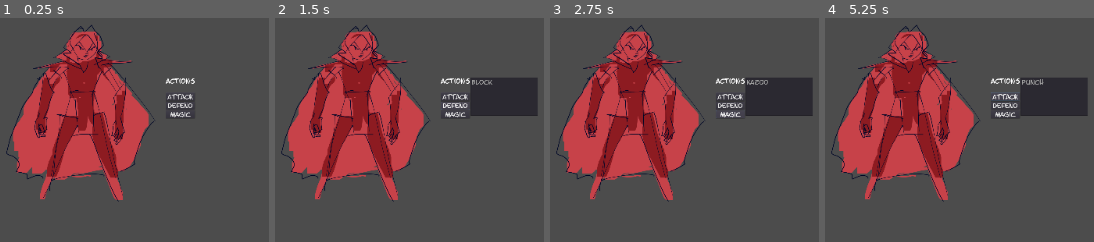
Above: before the commit, frames 1-4 (left to right).
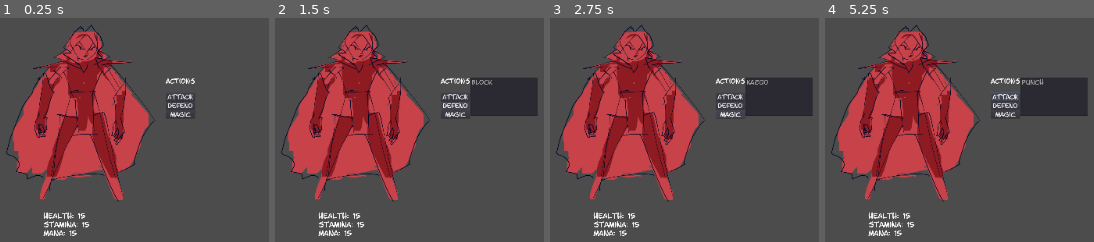
Above: after the commit, the same moments.

Repository: lumsell/highness
Game: Godot game, scene res://PartyCharacter.tscn
Same seed, same stepped clock (60 frames per second), same inputs: the game is played once before the commit and once after it.
Inputs:
- Up to frame 1 (0.25 s): no input
- Up to frame 2 (1.5 s): click "Attack" at 0.5 s; click "Defend" at 1.25 s
- Up to frame 3 (2.75 s): click "Magic" at 2 s
- Up to frame 4 (5.25 s): click "Attack" at 2.75 s; click "Defend" at 3.5 s; click "Magic" at 4.25 s; click "Attack" at 5 s

The runs differ from the first frame. In frame 1, 0.7% of the frame differs, in the area x 15-34%, y 86-98%; in frame 2, 0.7%; in frame 3, 0.7%; in frame 4, 0.7%.

Commit message:
Added consequences to your actions
Made new StatBlock and StatDisplay nodes as the basic framework of an almost actual for real combat system. The Action nodes can operate on their original character's StatBlock to get modifiers and apply costs, then they're passed by pointer through the BattleController over to the target, and then the target executes the action on its own StatBlock.

Diff:
--- a/FurlitzFightFarm/HeinousHighness-ProtoBattle2/BattleScene.gd
+++ b/FurlitzFightFarm/HeinousHighness-ProtoBattle2/BattleScene.gd
@@ -9,7 +9,10 @@
 
 var player_queued_action
 
+var active_character
+
 func _ready() -> void:
+	active_character = $cp0001
 	pass # Replace with function body.
 
 # This can be called to start a fight, once that's a thing
@@ -25,23 +28,19 @@
 # Executes the currently selected Action on the selected target
 # Right now it just changes a label to show that things are actually happening
 func _on_EnemyCharacter_enemy_targeted(enemy_id) -> void:
+
 	if player_queued_action == null:
 		print("clicked on: " + enemy_id)
 	else:
-		print("targeted: " + enemy_id + " with: " + player_queued_action)
-		get_node("Announcer").set_text(player_queued_action + " : " + enemy_id)
+		print("targeted: " + enemy_id + " with: " + player_queued_action.get_name())
+		get_node("Announcer").set_text(player_queued_action.get_name() + " : " + enemy_id)
+
+		active_character.perform_action(player_queued_action)
+		get_node(enemy_id).apply_action(player_queued_action)
 
 		player_queued_action = null
 
 # Recieves the active_action signal from a character and changes the current
 # selection
-func _on_Sprite_active_action(action_id) -> void:
-	player_queued_action = action_id
-
-
-
-# TODO:
-# The battle controller needs direct access to the action nodes
-# Character needs its name and id; but also impacts it by stats?
-# Should attack nodes be stored outside of combat? And then node instances can
-# be passed to the BattleController when a combat scenario starts?
+func _on_Sprite_active_action(action) -> void:
+	player_queued_action = action
--- a/FurlitzFightFarm/HeinousHighness-ProtoBattle2/BattleScene.tscn
+++ b/FurlitzFightFarm/HeinousHighness-ProtoBattle2/BattleScene.tscn
@@ -14,9 +14,9 @@
 [node name="BattleScene" type="Node"]
 script = ExtResource( 2 )
 
-[node name="Sprite" parent="." instance=ExtResource( 1 )]
+[node name="cp0001" parent="." instance=ExtResource( 1 )]
 
-[node name="EnemyCharacter" parent="." instance=ExtResource( 3 )]
+[node name="ce0001" parent="." instance=ExtResource( 3 )]
 position = Vector2( 886.216, 126.342 )
 
 [node name="Announcer" type="Label" parent="."]
@@ -29,5 +29,5 @@
 "_edit_use_anchors_": false
 }
 
-[connection signal="active_action" from="Sprite" to="." method="_on_Sprite_active_action"]
-[connection signal="enemy_targeted" from="EnemyCharacter" to="." method="_on_EnemyCharacter_enemy_targeted"]
+[connection signal="active_action" from="cp0001" to="." method="_on_Sprite_active_action"]
+[connection signal="enemy_targeted" from="ce0001" to="." method="_on_EnemyCharacter_enemy_targeted"]
--- a/FurlitzFightFarm/HeinousHighness-ProtoBattle2/EnemyCharacter.gd
+++ b/FurlitzFightFarm/HeinousHighness-ProtoBattle2/EnemyCharacter.gd
@@ -4,11 +4,14 @@
 # is targetting
 signal enemy_targeted(id)
 
-var character_id: String = "Enemy Stand"
-var health
+var character_id: String = "ce0001"
+var health = 15
+var stamina = 15
+var mana = 15
+var strength = 15
 
 func _ready() -> void:
-	health = 15
+	$StatBlock.build(health, stamina, mana, strength)
 
 # Sends the enemy_targeted signal when the character is clicked on
 func _on_Area2D_input_event(viewport: Node, event: InputEvent, shape_idx: int) -> void:
@@ -17,4 +20,8 @@
 		emit_signal("enemy_targeted", character_id)
 
 func apply_action(action):
-	pass
+	action.execute($StatBlock)
+
+
+func _on_StatBlock_die() -> void:
+	hide()
--- a/FurlitzFightFarm/HeinousHighness-ProtoBattle2/EnemyCharacter.tscn
+++ b/FurlitzFightFarm/HeinousHighness-ProtoBattle2/EnemyCharacter.tscn
@@ -1,7 +1,9 @@
-[gd_scene load_steps=4 format=2]
+[gd_scene load_steps=6 format=2]
 
 [ext_resource path="res://ArtAssets/enemy-stand_static.png" type="Texture" id=1]
 [ext_resource path="res://EnemyCharacter.gd" type="Script" id=2]
+[ext_resource path="res://StatBlock.tscn" type="PackedScene" id=3]
+[ext_resource path="res://StatDisplay.tscn" type="PackedScene" id=4]
 
 [sub_resource type="CircleShape2D" id=1]
 radius = 256.442
@@ -18,4 +20,16 @@
 position = Vector2( 2.32739, 19.8112 )
 shape = SubResource( 1 )
 
+[node name="StatBlock" parent="." instance=ExtResource( 3 )]
+
+[node name="StatDisplay" parent="." instance=ExtResource( 4 )]
+margin_left = -173.982
+margin_top = 413.44
+margin_right = -5.98163
+margin_bottom = 535.44
+
 [connection signal="input_event" from="Area2D" to="." method="_on_Area2D_input_event"]
+[connection signal="die" from="StatBlock" to="." method="_on_StatBlock_die"]
+[connection signal="health_changed" from="StatBlock" to="StatDisplay" method="_on_StatBlock_health_changed"]
+[connection signal="mana_changed" from="StatBlock" to="StatDisplay" method="_on_StatBlock_mana_changed"]
+[connection signal="stamina_changed" from="StatBlock" to="StatDisplay" method="_on_StatBlock_stamina_changed"]
--- a/FurlitzFightFarm/HeinousHighness-ProtoBattle2/HBoxContainer.gd
+++ b/FurlitzFightFarm/HeinousHighness-ProtoBattle2/HBoxContainer.gd
@@ -83,6 +83,11 @@
 		current_list = list_array[button_id]
 		$ListContainer.add_child(current_list)
 
+func clear_selection():
+	$ListContainer.remove_child(current_list)
+	current_list.unselect_all()
+	current_list = null
+
 # Sends the "action_selected" signal when the player clicks on an item from an
 # ActionList
 func _on_ActionList_item_selected(index):
@@ -90,3 +95,7 @@
 	selected_ability = selected_ability
 	print("From Combat Menu: " + selected_ability)
 	emit_signal("action_selected", selected_ability)
+
+
+func _on_StatBlock_health_changed(new_health) -> void:
+	pass # Replace with function body.
--- /dev/null
+++ b/FurlitzFightFarm/HeinousHighness-ProtoBattle2/HealthLabel.gd
@@ -0,0 +1,12 @@
+extends Label
+
+
+# Declare member variables here. Examples:
+# var a: int = 2
+# var b: String = "text"
+
+var base_text = "Health: "
+
+# Called when the node enters the scene tree for the first time.
+func _ready() -> void:
+	pass
--- a/FurlitzFightFarm/HeinousHighness-ProtoBattle2/PartyCharacter.gd
+++ b/FurlitzFightFarm/HeinousHighness-ProtoBattle2/PartyCharacter.gd
@@ -22,8 +22,15 @@
 
 var available_actions = ["as0001", "ad0001", "am0001"]
 
+var health = 15
+var stamina = 15
+var mana = 15
+var strength = 3
+
 # Generates and shows the active character's action menu
 func _ready() -> void:
+	$StatBlock.build(health, stamina, mana, strength)
+
 	build_combat_menu(action_categories, available_actions)
 	$CombatMenu.show()
 
@@ -34,7 +41,7 @@
 	for action in total_action_list:
 		var action_scene = load("res://" + action + ".tscn")
 		var action_node = action_scene.instance()
-		add_child(action_node)
+		self.add_child(action_node)
 		$CombatMenu.add_action(action_node)
 
 		print("added " + action)
@@ -56,5 +63,12 @@
 # This might be an unnecessary step
 # It's useful for now because atm, CombatMenus are generated individually by
 # the characters, but this might change depending on how we handle Action Nodes
-func _on_CombatMenu_action_selected(action_name) -> void:
-	emit_signal("active_action", action_name)
+func _on_CombatMenu_action_selected(action_name):
+	emit_signal("active_action", get_node(action_name))
+
+func perform_action(action):
+	action.perform($StatBlock)
+	$CombatMenu.clear_selection()
+
+func _on_StatBlock_die() -> void:
+	hide()
--- a/FurlitzFightFarm/HeinousHighness-ProtoBattle2/PartyCharacter.tscn
+++ b/FurlitzFightFarm/HeinousHighness-ProtoBattle2/PartyCharacter.tscn
@@ -1,8 +1,10 @@
-[gd_scene load_steps=6 format=2]
+[gd_scene load_steps=8 format=2]
 
 [ext_resource path="res://ArtAssets/lady-tyrant.png" type="Texture" id=1]
 [ext_resource path="res://HBoxContainer.gd" type="Script" id=2]
 [ext_resource path="res://PartyCharacter.gd" type="Script" id=3]
+[ext_resource path="res://StatBlock.tscn" type="PackedScene" id=4]
+[ext_resource path="res://StatDisplay.tscn" type="PackedScene" id=5]
 
 [sub_resource type="DynamicFontData" id=1]
 font_path = "res://Fonts/ltromatic.ttf"
@@ -43,4 +45,16 @@
 margin_right = 143.0
 margin_bottom = 315.0
 
+[node name="StatBlock" parent="." instance=ExtResource( 4 )]
+
+[node name="StatDisplay" parent="." instance=ExtResource( 5 )]
+margin_left = -182.496
+margin_top = 518.079
+margin_right = -615.496
+margin_bottom = -294.921
+
 [connection signal="action_selected" from="CombatMenu" to="." method="_on_CombatMenu_action_selected"]
+[connection signal="die" from="StatBlock" to="." method="_on_StatBlock_die"]
+[connection signal="health_changed" from="StatBlock" to="StatDisplay" method="_on_StatBlock_health_changed"]
+[connection signal="mana_changed" from="StatBlock" to="StatDisplay" method="_on_StatBlock_mana_changed"]
+[connection signal="stamina_changed" from="StatBlock" to="StatDisplay" method="_on_StatBlock_stamina_changed"]
--- /dev/null
+++ b/FurlitzFightFarm/HeinousHighness-ProtoBattle2/StatBlock.gd
@@ -0,0 +1,53 @@
+extends Node
+
+signal die
+
+signal health_changed(new_health)
+signal stamina_changed(new_stamina)
+signal mana_changed(new_mana)
+
+var health
+var stamina
+var mana
+
+var strength
+
+var h_min
+var h_max
+
+func _ready() -> void:
+	pass
+
+func build(in_health, in_stamina, in_mana, in_strength):
+	h_max = in_health
+	set_health(in_health)
+	set_stamina(in_stamina)
+	set_mana(in_mana)
+	set_strength(in_strength)
+
+
+func set_health(new_health):
+	health = new_health
+	if health <= 0:
+		emit_signal("die")
+	emit_signal("health_changed", health)
+
+func get_health():
+	return health
+
+func set_stamina(new_stamina):
+	stamina = new_stamina
+	emit_signal("stamina_changed", stamina)
+
+func get_stamina():
+	return stamina
+
+func set_mana(new_mana):
+	mana = new_mana
+	emit_signal("mana_changed", new_mana)
+
+func set_strength(new_strength):
+	strength = new_strength
+
+func get_strength():
+	return strength
--- /dev/null
+++ b/FurlitzFightFarm/HeinousHighness-ProtoBattle2/StatBlock.tscn
@@ -0,0 +1,6 @@
+[gd_scene load_steps=2 format=2]
+
+[ext_resource path="res://StatBlock.gd" type="Script" id=1]
+
+[node name="StatBlock" type="Node"]
+script = ExtResource( 1 )
--- /dev/null
+++ b/FurlitzFightFarm/HeinousHighness-ProtoBattle2/StatDisplay.gd
@@ -0,0 +1,10 @@
+extends VBoxContainer
+
+func _on_StatBlock_health_changed(new_health) -> void:
+	$HealthLabel.text = "Health: " + str(new_health)
+
+func _on_StatBlock_mana_changed(new_mana) -> void:
+	$ManaLabel.text = "Mana: " + str(new_mana)
+
+func _on_StatBlock_stamina_changed(new_stamina) -> void:
+	$StamLabel.text = "Stamina: " + str(new_stamina)
--- /dev/null
+++ b/FurlitzFightFarm/HeinousHighness-ProtoBattle2/StatDisplay.tscn
@@ -0,0 +1,38 @@
+[gd_scene load_steps=5 format=2]
+
+[ext_resource path="res://Fonts/ltromatic.ttf" type="DynamicFontData" id=1]
+[ext_resource path="res://StatDisplay.gd" type="Script" id=2]
+[ext_resource path="res://HealthLabel.gd" type="Script" id=3]
+
+[sub_resource type="DynamicFont" id=1]
+size = 32
+font_data = ExtResource( 1 )
+
+[node name="StatDisplay" type="VBoxContainer"]
+margin_right = 40.0
+margin_bottom = 40.0
+script = ExtResource( 2 )
+__meta__ = {
+"_edit_use_anchors_": false
+}
+
+[node name="HealthLabel" type="Label" parent="."]
+margin_right = 168.0
+margin_bottom = 38.0
+custom_fonts/font = SubResource( 1 )
+text = "Health:"
+script = ExtResource( 3 )
+
+[node name="StamLabel" type="Label" parent="."]
+margin_top = 42.0
+margin_right = 168.0
+margin_bottom = 80.0
+custom_fonts/font = SubResource( 1 )
+text = "Stamina:"
+
+[node name="ManaLabel" type="Label" parent="."]
+margin_top = 84.0
+margin_right = 168.0
+margin_bottom = 122.0
+custom_fonts/font = SubResource( 1 )
+text = "Mana:"
--- a/FurlitzFightFarm/HeinousHighness-ProtoBattle2/as0001.gd
+++ b/FurlitzFightFarm/HeinousHighness-ProtoBattle2/as0001.gd
@@ -6,6 +6,11 @@
 # var b: String = "text"
 var local_id: String = "as0001"
 var local_name: String = "Punch"
+
+var base_damage = 1
+var damage
+
+var cost = 4
 
 # Called when the node enters the scene tree for the first time.
 func _ready() -> void:
@@ -17,8 +22,12 @@
 func get_name() -> String:
 	return local_name
 
-func execute() -> int:
-	return 5
+func perform(user_stats):
+	user_stats.set_stamina(user_stats.get_stamina() - cost)
+	damage = base_damage + user_stats.get_strength()
+
+func execute(target_stats):
+	target_stats.set_health(target_stats.get_health() - damage)
 # Called every frame. 'delta' is the elapsed time since the previous frame.
 #func _process(delta: float) -> void:
 #	pass
--- a/FurlitzFightFarm/HeinousHighness-ProtoBattle2/as0001.tscn
+++ b/FurlitzFightFarm/HeinousHighness-ProtoBattle2/as0001.tscn
@@ -2,5 +2,5 @@
 
 [ext_resource path="res://as0001.gd" type="Script" id=1]
 
-[node name="Node" type="Node"]
+[node name="as0001" type="Node"]
 script = ExtResource( 1 )
